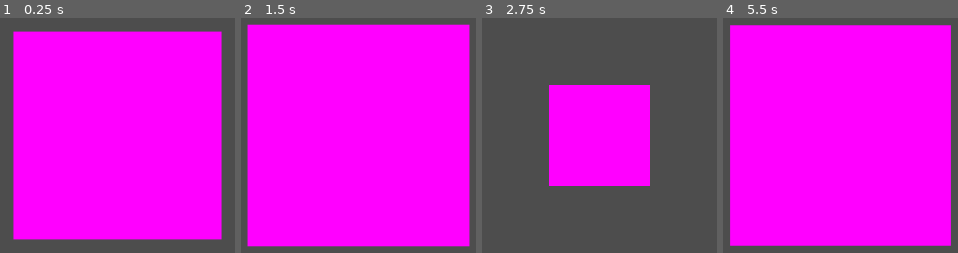
Above: before the commit, frames 1-4 (left to right).
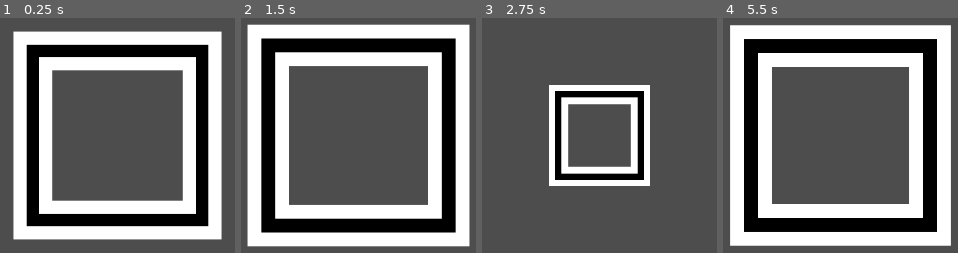
Above: after the commit, the same moments.

Repository: ketexon/ld56-team-3
Game: Godot game, scene res://game.tscn
Two runs of this game, one before a commit and one after it. Both use one fixed random seed, a clock stepped at 60 frames per second and the inputs below.
Inputs (mouse positions are in pixels of both pictures, inside the frame that each line leads up to):
- Up to frame 1 (0.25 s): no input
- Up to frame 2 (1.5 s): move the mouse to (outside the picture) at 0.52 s; hold Space (center_on_colony) 0.53-1.28 s; click (outside the picture) at 0.67 s; tap Enter at 1.25 s; move the mouse to (outside the picture) at 1.27 s; tap 1 (zoom_0) at 1.35 s; click (outside the picture) at 1.42 s
- Up to frame 3 (2.75 s): tap Space (center_on_colony) at 2 s; move the mouse to (679, 36) at 2.02 s; hold 2 (zoom_1) from 2.03 s (still down); click (679, 36) at 2.17 s
- Up to frame 4 (5.5 s): tap Enter at 2.75, 4.25 s; move the mouse to (800, 224) at 2.77 s; release 2 (zoom_1) at 2.78 s; tap 3 (zoom_2) at 2.85 s; click (800, 224) at 2.92 s; tap Space (center_on_colony) at 3.5, 4.35, 5 s; move the mouse to (outside the picture) at 3.52 s; hold 4 (zoom_3) 3.53-4.28 s; click (outside the picture) at 3.67 s; move the mouse to (outside the picture) at 4.27 s; click (outside the picture) at 4.42 s; move the mouse to (880, 135) at 5.02 s; hold 1 (zoom_0) from 5.03 s (still down); click (880, 135) at 5.17 s

The runs differ from the first frame. In frame 1, 79% of the frame differs, in the area x 5-95%, y 5-95%; in frame 2, 90%, in the area x 2-98%, y 2-98%; in frame 3, 18%; in frame 4, 88%.

Commit message:
added debug tiny creature, started adding selected shader

Diff:
--- a/TinyCreature/TinyCreature.tscn
+++ b/TinyCreature/TinyCreature.tscn
@@ -1,11 +1,15 @@
-[gd_scene load_steps=4 format=3 uid="uid://btegv4utd825m"]
+[gd_scene load_steps=6 format=3 uid="uid://btegv4utd825m"]
 
 [ext_resource type="Script" path="res://TinyCreature/TinyCreature.gd" id="1_rww3b"]
+[ext_resource type="Shader" uid="uid://0x7ndyk20oxm" path="res://TinyCreature/TinyCreatureSelectedShader.tres" id="2_ckjit"]
+[ext_resource type="Texture2D" uid="uid://54jnednsgmfq" path="res://LittleGuy.png" id="3_d58gx"]
 
 [sub_resource type="RectangleShape2D" id="RectangleShape2D_xfuov"]
 size = Vector2(16, 16)
 
-[sub_resource type="PlaceholderTexture2D" id="PlaceholderTexture2D_q783n"]
+[sub_resource type="ShaderMaterial" id="ShaderMaterial_4vllp"]
+shader = ExtResource("2_ckjit")
+shader_parameter/ColorParameterColorParameter = Color(1, 1, 1, 1)
 
 [node name="TinyCreature" type="CharacterBody2D" groups=["player_tiny_creatures"]]
 script = ExtResource("1_rww3b")
@@ -14,5 +18,7 @@
 shape = SubResource("RectangleShape2D_xfuov")
 
 [node name="Sprite2D" type="Sprite2D" parent="."]
-scale = Vector2(16, 16)
-texture = SubResource("PlaceholderTexture2D_q783n")
+texture_filter = 1
+texture_repeat = 1
+material = SubResource("ShaderMaterial_4vllp")
+texture = ExtResource("3_d58gx")
--- /dev/null
+++ b/TinyCreature/TinyCreatureSelectedShader.tres
@@ -0,0 +1,517 @@
+[gd_resource type="VisualShader" load_steps=49 format=3 uid="uid://0x7ndyk20oxm"]
+
+[sub_resource type="VisualShaderNodeVectorOp" id="VisualShaderNodeVectorOp_n8cmk"]
+default_input_values = [0, Vector2(0, 0), 1, Vector2(0, 0)]
+op_type = 0
+
+[sub_resource type="VisualShaderNodeVectorOp" id="VisualShaderNodeVectorOp_iw85x"]
+default_input_values = [0, Vector2(0, 0), 1, Vector2(0, 0)]
+op_type = 0
+
+[sub_resource type="VisualShaderNodeVectorOp" id="VisualShaderNodeVectorOp_ofhxn"]
+default_input_values = [0, Vector2(0, 0), 1, Vector2(0, 0)]
+op_type = 0
+
+[sub_resource type="VisualShaderNodeVectorOp" id="VisualShaderNodeVectorOp_px3ci"]
+default_input_values = [0, Vector2(0, 0), 1, Vector2(0, 0)]
+op_type = 0
+
+[sub_resource type="VisualShaderNodeTexture" id="VisualShaderNodeTexture_tjirp"]
+expanded_output_ports = [0]
+source = 5
+
+[sub_resource type="VisualShaderNodeTexture" id="VisualShaderNodeTexture_2dbu1"]
+expanded_output_ports = [0]
+source = 5
+
+[sub_resource type="VisualShaderNodeTexture" id="VisualShaderNodeTexture_48knw"]
+expanded_output_ports = [0]
+source = 5
+
+[sub_resource type="VisualShaderNodeTexture" id="VisualShaderNodeTexture_lllfl"]
+expanded_output_ports = [0]
+source = 5
+
+[sub_resource type="VisualShaderNodeInput" id="VisualShaderNodeInput_50bx6"]
+input_name = "texture"
+
+[sub_resource type="VisualShaderNodeFloatOp" id="VisualShaderNodeFloatOp_i840h"]
+
+[sub_resource type="VisualShaderNodeFloatOp" id="VisualShaderNodeFloatOp_n68a1"]
+
+[sub_resource type="VisualShaderNodeFloatOp" id="VisualShaderNodeFloatOp_ey8ip"]
+
+[sub_resource type="VisualShaderNodeVectorOp" id="VisualShaderNodeVectorOp_sr8v6"]
+default_input_values = [0, Quaternion(0, 0, 0, 0), 1, Quaternion(0, 0, 0, 0)]
+op_type = 2
+operator = 2
+
+[sub_resource type="VisualShaderNodeInput" id="VisualShaderNodeInput_opfu8"]
+input_name = "uv"
+
+[sub_resource type="VisualShaderNodeUVFunc" id="VisualShaderNodeUVFunc_jeidm"]
+
+[sub_resource type="VisualShaderNodeTexture" id="VisualShaderNodeTexture_xn7qi"]
+expanded_output_ports = [0]
+source = 5
+
+[sub_resource type="VisualShaderNodeFloatOp" id="VisualShaderNodeFloatOp_fuh7n"]
+default_input_values = [0, 0.0, 1, 8.0]
+operator = 3
+
+[sub_resource type="VisualShaderNodeStep" id="VisualShaderNodeStep_cph15"]
+default_input_values = [0, 0.03, 1, 0.0]
+
+[sub_resource type="VisualShaderNodeFloatOp" id="VisualShaderNodeFloatOp_2q4wl"]
+operator = 6
+
+[sub_resource type="VisualShaderNodeFloatOp" id="VisualShaderNodeFloatOp_depxq"]
+operator = 2
+
+[sub_resource type="VisualShaderNodeFloatFunc" id="VisualShaderNodeFloatFunc_rnvdw"]
+function = 31
+
+[sub_resource type="VisualShaderNodeMix" id="VisualShaderNodeMix_blhnr"]
+
+[sub_resource type="VisualShaderNodeVectorOp" id="VisualShaderNodeVectorOp_ldus7"]
+default_input_values = [0, Vector2(0, 0), 1, Vector2(-1, 1)]
+op_type = 0
+operator = 2
+
+[sub_resource type="VisualShaderNodeVectorOp" id="VisualShaderNodeVectorOp_xjamt"]
+default_input_values = [0, Vector2(0, 0), 1, Vector2(1, -1)]
+op_type = 0
+operator = 2
+
+[sub_resource type="VisualShaderNodeInput" id="VisualShaderNodeInput_825di"]
+output_port_for_preview = 0
+input_name = "uv"
+
+[sub_resource type="VisualShaderNodeVectorOp" id="VisualShaderNodeVectorOp_hogme"]
+default_input_values = [0, Vector2(0, 0), 1, Vector2(-1, -1)]
+op_type = 0
+operator = 2
+
+[sub_resource type="VisualShaderNodeVectorOp" id="VisualShaderNodeVectorOp_5y6lx"]
+default_input_values = [0, Vector2(0, 0), 1, Vector2(0, 0)]
+op_type = 0
+
+[sub_resource type="VisualShaderNodeVectorOp" id="VisualShaderNodeVectorOp_xkg10"]
+default_input_values = [0, Vector2(0, 0), 1, Vector2(0, 0)]
+op_type = 0
+
+[sub_resource type="VisualShaderNodeVectorOp" id="VisualShaderNodeVectorOp_lk2t2"]
+default_input_values = [0, Vector2(0, 0), 1, Vector2(0, 0)]
+op_type = 0
+
+[sub_resource type="VisualShaderNodeVectorOp" id="VisualShaderNodeVectorOp_3mt3u"]
+default_input_values = [0, Vector2(0, 0), 1, Vector2(1, 1)]
+op_type = 0
+operator = 2
+
+[sub_resource type="VisualShaderNodeVectorOp" id="VisualShaderNodeVectorOp_pvo3p"]
+default_input_values = [0, Vector2(0, 0), 1, Vector2(0, 0)]
+op_type = 0
+
+[sub_resource type="VisualShaderNodeTexture" id="VisualShaderNodeTexture_b2jhv"]
+expanded_output_ports = [0]
+source = 5
+
+[sub_resource type="VisualShaderNodeTexture" id="VisualShaderNodeTexture_34mif"]
+expanded_output_ports = [0]
+source = 5
+
+[sub_resource type="VisualShaderNodeFloatOp" id="VisualShaderNodeFloatOp_md6y2"]
+
+[sub_resource type="VisualShaderNodeTexture" id="VisualShaderNodeTexture_tyxhg"]
+expanded_output_ports = [0]
+source = 5
+
+[sub_resource type="VisualShaderNodeInput" id="VisualShaderNodeInput_tu55p"]
+input_name = "texture_pixel_size"
+
+[sub_resource type="VisualShaderNodeTexture" id="VisualShaderNodeTexture_i5s2v"]
+expanded_output_ports = [0]
+source = 5
+
+[sub_resource type="VisualShaderNodeFloatOp" id="VisualShaderNodeFloatOp_iq6a6"]
+
+[sub_resource type="VisualShaderNodeFloatOp" id="VisualShaderNodeFloatOp_ori3w"]
+
+[sub_resource type="VisualShaderNodeInput" id="VisualShaderNodeInput_4kgps"]
+input_name = "texture_pixel_size"
+
+[sub_resource type="VisualShaderNodeInput" id="VisualShaderNodeInput_jp1hs"]
+output_port_for_preview = 0
+input_name = "uv"
+
+[sub_resource type="VisualShaderNodeFloatOp" id="VisualShaderNodeFloatOp_tlrhm"]
+
+[sub_resource type="VisualShaderNodeInput" id="VisualShaderNodeInput_6qxyc"]
+input_name = "texture"
+
+[sub_resource type="VisualShaderNodeColorParameter" id="VisualShaderNodeColorParameter_o5o3m"]
+parameter_name = "ColorParameterColorParameter"
+default_value_enabled = true
+
+[sub_resource type="VisualShaderNodeVectorOp" id="VisualShaderNodeVectorOp_wx3fk"]
+default_input_values = [0, Vector2(0, 0), 1, Vector2(1, 0)]
+op_type = 0
+operator = 2
+
+[sub_resource type="VisualShaderNodeVectorOp" id="VisualShaderNodeVectorOp_up8hs"]
+default_input_values = [0, Vector2(0, 0), 1, Vector2(-1, 0)]
+op_type = 0
+operator = 2
+
+[sub_resource type="VisualShaderNodeVectorOp" id="VisualShaderNodeVectorOp_ciwjg"]
+default_input_values = [0, Vector2(0, 0), 1, Vector2(0, 1)]
+op_type = 0
+operator = 2
+
+[sub_resource type="VisualShaderNodeVectorOp" id="VisualShaderNodeVectorOp_ahddi"]
+default_input_values = [0, Vector2(0, 0), 1, Vector2(0, -1)]
+op_type = 0
+operator = 2
+
+[resource]
+code = "shader_type canvas_item;
+render_mode blend_mix;
+
+
+// Varyings
+varying vec4 var_OutlineColor;
+
+uniform vec4 ColorParameterColorParameter : source_color = vec4(1.000000, 1.000000, 1.000000, 1.000000);
+
+
+
+void vertex() {
+	var_OutlineColor = vec4(0.0);
+}
+
+void fragment() {
+// Input:27
+	vec2 n_out27p0 = UV;
+
+
+// UVFunc:29
+	vec2 n_in29p1 = vec2(1.00000, 1.00000);
+	vec2 n_in29p2 = vec2(0.00000, 0.00000);
+	vec2 n_out29p0 = n_in29p2 * n_in29p1 + n_out27p0;
+
+
+	vec4 n_out3p0;
+// Texture2D:3
+	n_out3p0 = texture(TEXTURE, n_out29p0);
+	float n_out3p4 = n_out3p0.a;
+
+
+// VectorOp:26
+	vec4 n_in26p1 = vec4(0.00000, 0.00000, 0.00000, 0.00000);
+	vec4 n_out26p0 = n_out3p0 * n_in26p1;
+
+
+// ColorParameter:57
+	vec4 n_out57p0 = ColorParameterColorParameter;
+
+
+// Input:5
+	vec2 n_out5p0 = TEXTURE_PIXEL_SIZE;
+
+
+// VectorOp:6
+	vec2 n_in6p1 = vec2(1.00000, 0.00000);
+	vec2 n_out6p0 = n_out5p0 * n_in6p1;
+
+
+// Input:4
+	vec2 n_out4p0 = UV;
+
+
+// VectorOp:10
+	vec2 n_out10p0 = n_out6p0 + n_out4p0;
+
+
+	vec4 n_out14p0;
+// Texture2D:14
+	n_out14p0 = texture(TEXTURE, n_out10p0);
+	float n_out14p4 = n_out14p0.a;
+
+
+// VectorOp:7
+	vec2 n_in7p1 = vec2(-1.00000, 0.00000);
+	vec2 n_out7p0 = n_out5p0 * n_in7p1;
+
+
+// VectorOp:11
+	vec2 n_out11p0 = n_out7p0 + n_out4p0;
+
+
+	vec4 n_out15p0;
+// Texture2D:15
+	n_out15p0 = texture(TEXTURE, n_out11p0);
+	float n_out15p4 = n_out15p0.a;
+
+
+// FloatOp:22
+	float n_out22p0 = n_out14p4 + n_out15p4;
+
+
+// VectorOp:8
+	vec2 n_in8p1 = vec2(0.00000, 1.00000);
+	vec2 n_out8p0 = n_out5p0 * n_in8p1;
+
+
+// VectorOp:12
+	vec2 n_out12p0 = n_out8p0 + n_out4p0;
+
+
+	vec4 n_out16p0;
+// Texture2D:16
+	n_out16p0 = texture(TEXTURE, n_out12p0);
+	float n_out16p4 = n_out16p0.a;
+
+
+// VectorOp:9
+	vec2 n_in9p1 = vec2(0.00000, -1.00000);
+	vec2 n_out9p0 = n_out5p0 * n_in9p1;
+
+
+// VectorOp:13
+	vec2 n_out13p0 = n_out9p0 + n_out4p0;
+
+
+	vec4 n_out17p0;
+// Texture2D:17
+	n_out17p0 = texture(TEXTURE, n_out13p0);
+	float n_out17p4 = n_out17p0.a;
+
+
+// FloatOp:23
+	float n_out23p0 = n_out16p4 + n_out17p4;
+
+
+// FloatOp:24
+	float n_out24p0 = n_out22p0 + n_out23p0;
+
+
+// Input:53
+	vec2 n_out53p0 = TEXTURE_PIXEL_SIZE;
+
+
+// VectorOp:44
+	vec2 n_in44p1 = vec2(1.00000, 1.00000);
+	vec2 n_out44p0 = n_out53p0 * n_in44p1;
+
+
+// Input:54
+	vec2 n_out54p0 = UV;
+
+
+// VectorOp:45
+	vec2 n_out45p0 = n_out44p0 + n_out54p0;
+
+
+	vec4 n_out50p0;
+// Texture2D:50
+	n_out50p0 = texture(TEXTURE, n_out45p0);
+	float n_out50p4 = n_out50p0.a;
+
+
+// VectorOp:38
+	vec2 n_in38p1 = vec2(-1.00000, 1.00000);
+	vec2 n_out38p0 = n_out53p0 * n_in38p1;
+
+
+// VectorOp:41
+	vec2 n_out41p0 = n_out38p0 + n_out54p0;
+
+
+	vec4 n_out49p0;
+// Texture2D:49
+	n_out49p0 = texture(TEXTURE, n_out41p0);
+	float n_out49p4 = n_out49p0.a;
+
+
+// FloatOp:51
+	float n_out51p0 = n_out50p4 + n_out49p4;
+
+
+// VectorOp:39
+	vec2 n_in39p1 = vec2(1.00000, -1.00000);
+	vec2 n_out39p0 = n_out53p0 * n_in39p1;
+
+
+// VectorOp:42
+	vec2 n_out42p0 = n_out39p0 + n_out54p0;
+
+
+	vec4 n_out47p0;
+// Texture2D:47
+	n_out47p0 = texture(TEXTURE, n_out42p0);
+	float n_out47p4 = n_out47p0.a;
+
+
+// VectorOp:40
+	vec2 n_in40p1 = vec2(-1.00000, -1.00000);
+	vec2 n_out40p0 = n_out53p0 * n_in40p1;
+
+
+// VectorOp:43
+	vec2 n_out43p0 = n_out40p0 + n_out54p0;
+
+
+	vec4 n_out46p0;
+// Texture2D:46
+	n_out46p0 = texture(TEXTURE, n_out43p0);
+	float n_out46p4 = n_out46p0.a;
+
+
+// FloatOp:48
+	float n_out48p0 = n_out47p4 + n_out46p4;
+
+
+// FloatOp:52
+	float n_out52p0 = n_out51p0 + n_out48p0;
+
+
+// FloatOp:55
+	float n_out55p0 = n_out24p0 + n_out52p0;
+
+
+// FloatOp:31
+	float n_in31p1 = 8.00000;
+	float n_out31p0 = n_out55p0 / n_in31p1;
+
+
+// Step:32
+	float n_in32p0 = 0.03000;
+	float n_out32p0 = step(n_in32p0, n_out31p0);
+
+
+// FloatFunc:35
+	float n_out35p0 = 1.0 - n_out3p4;
+
+
+// FloatOp:34
+	float n_out34p0 = n_out32p0 * n_out35p0;
+
+
+// Mix:36
+	float n_out36p0 = mix(n_out26p0.x, n_out57p0.x, n_out34p0);
+
+
+// FloatOp:33
+	float n_out33p0 = max(n_out3p4, n_out32p0);
+
+
+// Output:0
+	COLOR.rgb = vec3(n_out36p0);
+	COLOR.a = n_out33p0;
+
+
+}
+"
+graph_offset = Vector2(418.322, -344.721)
+mode = 1
+flags/light_only = false
+varyings/OutlineColor = "0,5"
+nodes/fragment/0/position = Vector2(2820, -60)
+nodes/fragment/2/node = SubResource("VisualShaderNodeInput_50bx6")
+nodes/fragment/2/position = Vector2(260, 220)
+nodes/fragment/3/node = SubResource("VisualShaderNodeTexture_xn7qi")
+nodes/fragment/3/position = Vector2(860, -200)
+nodes/fragment/4/node = SubResource("VisualShaderNodeInput_825di")
+nodes/fragment/4/position = Vector2(-200, 100)
+nodes/fragment/5/node = SubResource("VisualShaderNodeInput_tu55p")
+nodes/fragment/5/position = Vector2(-460, 740)
+nodes/fragment/6/node = SubResource("VisualShaderNodeVectorOp_wx3fk")
+nodes/fragment/6/position = Vector2(-60, 380)
+nodes/fragment/7/node = SubResource("VisualShaderNodeVectorOp_up8hs")
+nodes/fragment/7/position = Vector2(-60, 580)
+nodes/fragment/8/node = SubResource("VisualShaderNodeVectorOp_ciwjg")
+nodes/fragment/8/position = Vector2(-60, 780)
+nodes/fragment/9/node = SubResource("VisualShaderNodeVectorOp_ahddi")
+nodes/fragment/9/position = Vector2(-60, 980)
+nodes/fragment/10/node = SubResource("VisualShaderNodeVectorOp_n8cmk")
+nodes/fragment/10/position = Vector2(320, 380)
+nodes/fragment/11/node = SubResource("VisualShaderNodeVectorOp_iw85x")
+nodes/fragment/11/position = Vector2(320, 580)
+nodes/fragment/12/node = SubResource("VisualShaderNodeVectorOp_ofhxn")
+nodes/fragment/12/position = Vector2(320, 780)
+nodes/fragment/13/node = SubResource("VisualShaderNodeVectorOp_px3ci")
+nodes/fragment/13/position = Vector2(320, 980)
+nodes/fragment/14/node = SubResource("VisualShaderNodeTexture_tjirp")
+nodes/fragment/14/position = Vector2(720, 380)
+nodes/fragment/15/node = SubResource("VisualShaderNodeTexture_2dbu1")
+nodes/fragment/15/position = Vector2(720, 620)
+nodes/fragment/16/node = SubResource("VisualShaderNodeTexture_48knw")
+nodes/fragment/16/position = Vector2(720, 860)
+nodes/fragment/17/node = SubResource("VisualShaderNodeTexture_lllfl")
+nodes/fragment/17/position = Vector2(720, 1100)
+nodes/fragment/22/node = SubResource("VisualShaderNodeFloatOp_i840h")
+nodes/fragment/22/position = Vector2(1280, 560)
+nodes/fragment/23/node = SubResource("VisualShaderNodeFloatOp_n68a1")
+nodes/fragment/23/position = Vector2(1280, 840)
+nodes/fragment/24/node = SubResource("VisualShaderNodeFloatOp_ey8ip")
+nodes/fragment/24/position = Vector2(1520, 700)
+nodes/fragment/26/node = SubResource("VisualShaderNodeVectorOp_sr8v6")
+nodes/fragment/26/position = Vector2(1460, -180)
+nodes/fragment/27/node = SubResource("VisualShaderNodeInput_opfu8")
+nodes/fragment/27/position = Vector2(80, -200)
+nodes/fragment/29/node = SubResource("VisualShaderNodeUVFunc_jeidm")
+nodes/fragment/29/position = Vector2(540, -200)
+nodes/fragment/31/node = SubResource("VisualShaderNodeFloatOp_fuh7n")
+nodes/fragment/31/position = Vector2(2080, 700)
+nodes/fragment/32/node = SubResource("VisualShaderNodeStep_cph15")
+nodes/fragment/32/position = Vector2(2300, 700)
+nodes/fragment/33/node = SubResource("VisualShaderNodeFloatOp_2q4wl")
+nodes/fragment/33/position = Vector2(2300, 160)
+nodes/fragment/34/node = SubResource("VisualShaderNodeFloatOp_depxq")
+nodes/fragment/34/position = Vector2(2160, -20)
+nodes/fragment/35/node = SubResource("VisualShaderNodeFloatFunc_rnvdw")
+nodes/fragment/35/position = Vector2(1880, 0)
+nodes/fragment/36/node = SubResource("VisualShaderNodeMix_blhnr")
+nodes/fragment/36/position = Vector2(2440, -240)
+nodes/fragment/38/node = SubResource("VisualShaderNodeVectorOp_ldus7")
+nodes/fragment/38/position = Vector2(-60, 2020)
+nodes/fragment/39/node = SubResource("VisualShaderNodeVectorOp_xjamt")
+nodes/fragment/39/position = Vector2(-60, 2220)
+nodes/fragment/40/node = SubResource("VisualShaderNodeVectorOp_hogme")
+nodes/fragment/40/position = Vector2(-60, 2420)
+nodes/fragment/41/node = SubResource("VisualShaderNodeVectorOp_5y6lx")
+nodes/fragment/41/position = Vector2(320, 2020)
+nodes/fragment/42/node = SubResource("VisualShaderNodeVectorOp_xkg10")
+nodes/fragment/42/position = Vector2(320, 2220)
+nodes/fragment/43/node = SubResource("VisualShaderNodeVectorOp_lk2t2")
+nodes/fragment/43/position = Vector2(320, 2420)
+nodes/fragment/44/node = SubResource("VisualShaderNodeVectorOp_3mt3u")
+nodes/fragment/44/position = Vector2(-60, 1820)
+nodes/fragment/45/node = SubResource("VisualShaderNodeVectorOp_pvo3p")
+nodes/fragment/45/position = Vector2(320, 1820)
+nodes/fragment/46/node = SubResource("VisualShaderNodeTexture_b2jhv")
+nodes/fragment/46/position = Vector2(720, 2540)
+nodes/fragment/47/node = SubResource("VisualShaderNodeTexture_34mif")
+nodes/fragment/47/position = Vector2(720, 2300)
+nodes/fragment/48/node = SubResource("VisualShaderNodeFloatOp_md6y2")
+nodes/fragment/48/position = Vector2(1280, 1840)
+nodes/fragment/49/node = SubResource("VisualShaderNodeTexture_tyxhg")
+nodes/fragment/49/position = Vector2(720, 2060)
+nodes/fragment/50/node = SubResource("VisualShaderNodeTexture_i5s2v")
+nodes/fragment/50/position = Vector2(720, 1820)
+nodes/fragment/51/node = SubResource("VisualShaderNodeFloatOp_iq6a6")
+nodes/fragment/51/position = Vector2(1280, 1560)
+nodes/fragment/52/node = SubResource("VisualShaderNodeFloatOp_ori3w")
+nodes/fragment/52/position = Vector2(1520, 1700)
+nodes/fragment/53/node = SubResource("VisualShaderNodeInput_4kgps")
+nodes/fragment/53/position = Vector2(-540, 2100)
+nodes/fragment/54/node = SubResource("VisualShaderNodeInput_jp1hs")
+nodes/fragment/54/position = Vector2(-80, 1460)
+nodes/fragment/55/node = SubResource("VisualShaderNodeFloatOp_tlrhm")
+nodes/fragment/55/position = Vector2(1920, 1040)
+nodes/fragment/56/node = SubResource("VisualShaderNodeInput_6qxyc")
+nodes/fragment/56/position = Vector2(380, 1640)
+nodes/fragment/57/node = SubResource("VisualShaderNodeColorParameter_o5o3m")
+nodes/fragment/57/position = Vector2(1980, -440)
+nodes/fragment/connections = PackedInt32Array(2, 0, 3, 2, 5, 0, 6, 0, 5, 0, 7, 0, 5, 0, 8, 0, 5, 0, 9, 0, 9, 0, 13, 0, 8, 0, 12, 0, 7, 0, 11, 0, 6, 0, 10, 0, 4, 0, 10, 1, 4, 0, 11, 1, 4, 0, 12, 1, 4, 0, 13, 1, 10, 0, 14, 0, 11, 0, 15, 0, 12, 0, 16, 0, 13, 0, 17, 0, 2, 0, 14, 2, 2, 0, 15, 2, 2, 0, 16, 2, 2, 0, 17, 2, 22, 0, 24, 0, 23, 0, 24, 1, 3, 0, 26, 0, 29, 0, 3, 0, 27, 0, 29, 0, 17, 4, 23, 1, 16, 4, 23, 0, 15, 4, 22, 1, 14, 4, 22, 0, 31, 0, 32, 1, 3, 4, 33, 0, 32, 0, 33, 1, 33, 0, 0, 1, 32, 0, 34, 0, 3, 4, 35, 0, 35, 0, 34, 1, 26, 0, 36, 0, 34, 0, 36, 2, 36, 0, 0, 0, 40, 0, 43, 0, 39, 0, 42, 0, 38, 0, 41, 0, 44, 0, 45, 0, 45, 0, 50, 0, 41, 0, 49, 0, 42, 0, 47, 0, 43, 0, 46, 0, 51, 0, 52, 0, 48, 0, 52, 1, 46, 4, 48, 1, 47, 4, 48, 0, 49, 4, 51, 1, 50, 4, 51, 0, 53, 0, 44, 0, 53, 0, 38, 0, 53, 0, 39, 0, 53, 0, 40, 0, 54, 0, 45, 1, 54, 0, 41, 1, 54, 0, 42, 1, 54, 0, 43, 1, 24, 0, 55, 0, 52, 0, 55, 1, 55, 0, 31, 0, 56, 0, 50, 2, 56, 0, 49, 2, 56, 0, 47, 2, 56, 0, 46, 2, 57, 0, 36, 1)
Binary file added: LittleGuy.aseprite
Binary file added: LittleGuy.png
Not shown, added: LittleGuy.png.import
